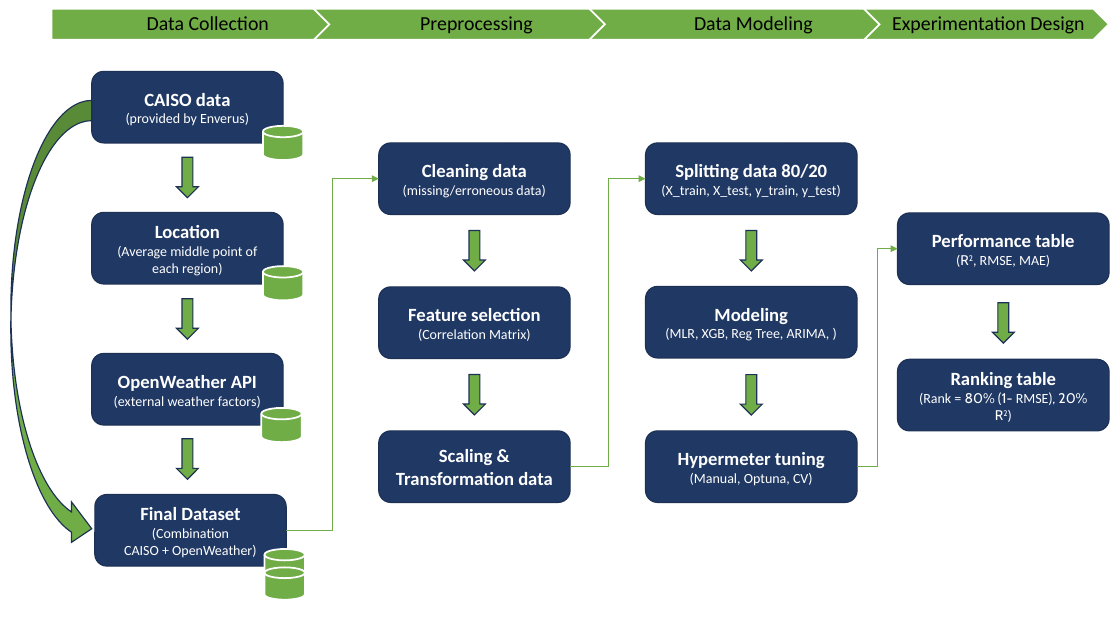
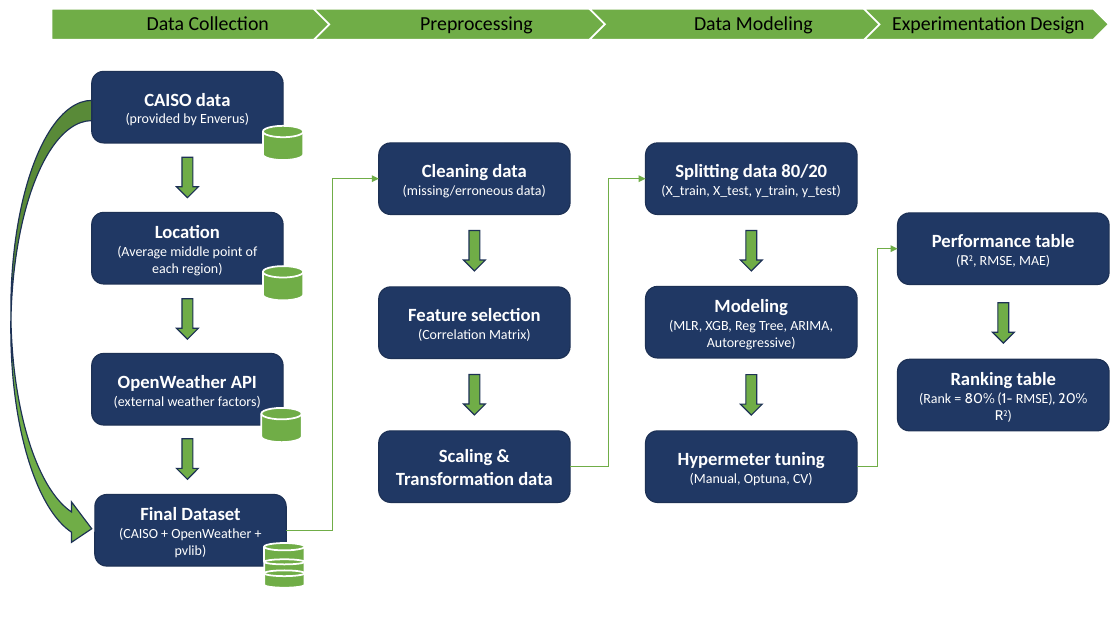
Before and after one commit to hugodup/Enverus_group_project, a slide deck: slide 1 of 2. Report/Flowchart.pptx. Drawn at 1120x630 pixels with LibreOffice and Linux fonts; fonts in the diff are those of the drawing. Boxes give left, top, right and bottom in pixels: in the first picture for what was removed or moved away, otherwise in the second. Text is boxed around its words. In the diff, an @@ line names an element or a change of style, - is before the commit and + after.

```diff
--- a/2. Report/Flowchart.pptx
+++ b/2. Report/Flowchart.pptx
@@ text in rounded rectangle at (669, 299, 833, 350): text changed @@
-Modeling
-(MLR, XGB, Reg Tree, ARIMA, )
+Modeling
+(MLR, XGB, Reg Tree, ARIMA, Autoregressive)
@@ text in rounded rectangle at (119, 507, 251, 557): text changed @@
-Final Dataset
-(Combination
-CAISO + OpenWeather)
+Final Dataset
+(CAISO + OpenWeather + pvlib)
@@ cylinder: place and size @@
-cylinder at (265, 549, 305, 584)
+cylinder at (264, 543, 304, 565)
@@ cylinder: place and size @@
-cylinder at (265, 567, 305, 600)
+cylinder at (264, 560, 304, 575)
@@ cylinder added at (264, 571, 304, 588), fill #70AD47, outline #FFFFFF 1.5 pt @@
```
Also in this commit, not shown: 2 other files.
